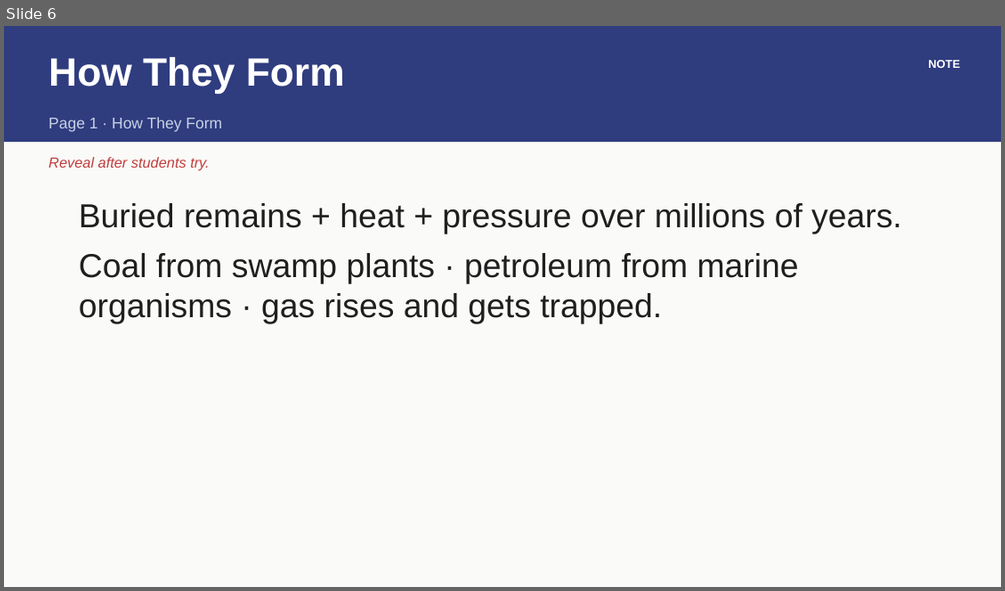
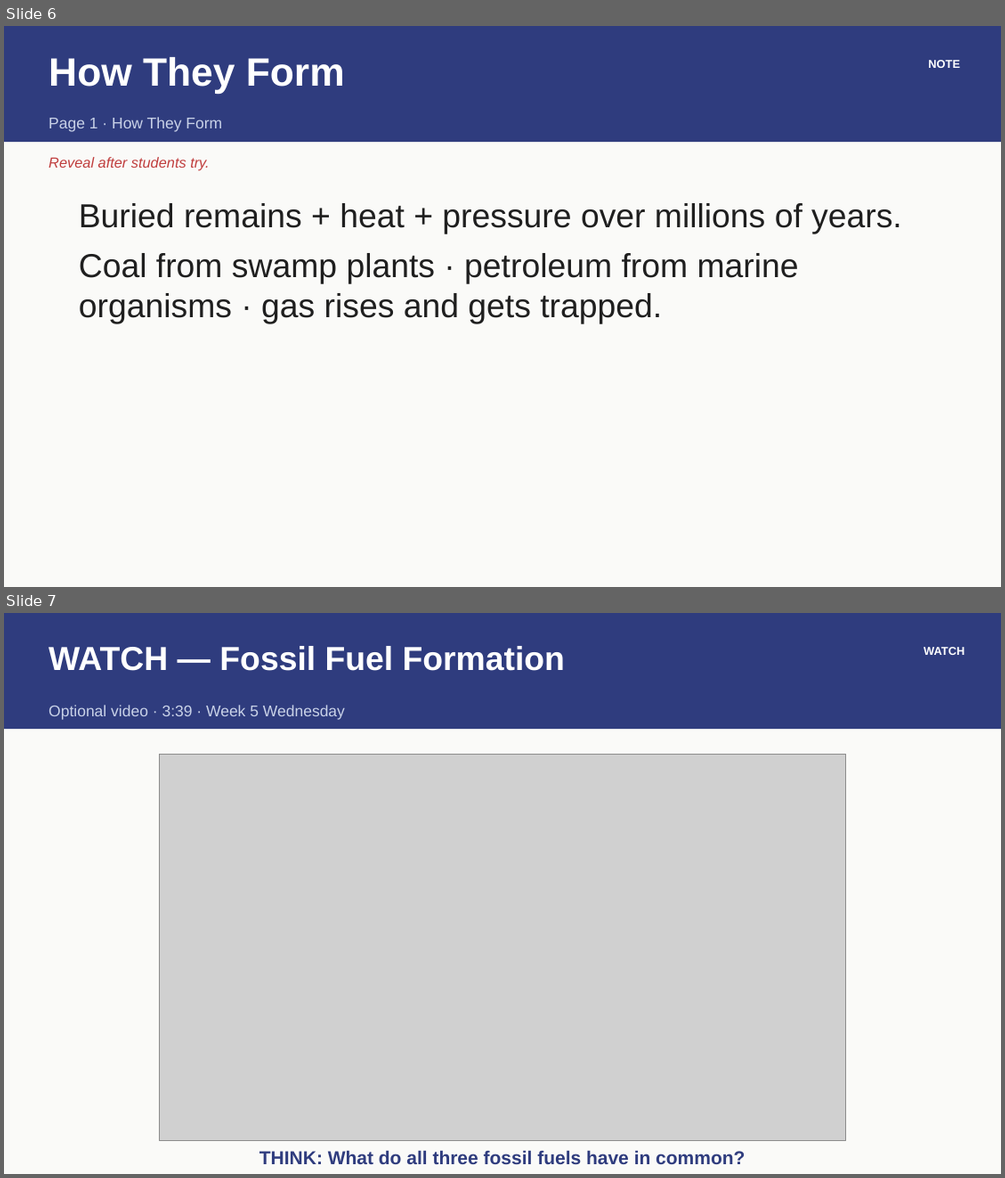
Before and after one commit to owenreagan-cyber/grade-4-energy-transfer-transformation, a slide deck: production/slides/02-u2-ch2-slides.pptx. Shown one above the other, each under a label of ours: slide 6 before the commit, slides 6 and 7 after it. The pictures are 1005x591 and 1005x1178 pixels, drawn with LibreOffice and Linux fonts; fonts in the diff are those of the drawing; grey boxes stand for pictures. Boxes give left, top, right and bottom in pixels: in the first picture for what was removed or moved away, otherwise in the second. Text is boxed around its words. In the diff, an @@ line names an element or a change of style, - is before the commit and + after.

```diff
--- a/production/slides/02-u2-ch2-slides.pptx
+++ b/production/slides/02-u2-ch2-slides.pptx
@@ slide 7 added at <box>4,613,1001,1174</box>, background #FFFFFF @@
@@ rectangle added at <box>4,613,1001,1174</box>, fill #FAFAF8 @@
@@ rectangle added at <box>4,613,1001,729</box>, fill #2F3C7E @@
@@ text added at <box>48,646,565,671</box>, 32 pt, text #FFFFFF, bold @@
+WATCH — Fossil Fuel Formation
@@ text added at <box>915,648,924,649</box>, 15 pt, text #C9D2E8 @@
+7
@@ text added at <box>923,647,964,655</box>, 11 pt, text #FFFFFF, bold @@
+WATCH
@@ text added at <box>48,705,345,720</box>, 15 pt, text #C9D2E8 @@
+Optional video · 3:39 · Week 5 Wednesday
@@ picture added at <box>159,754,846,1140</box> @@
@@ text added at <box>259,1150,744,1164</box>, 18 pt, text #2F3C7E, bold @@
+THINK: What do all three fossil fuels have in common?
```
Also in this commit, not shown: 6 other files.
